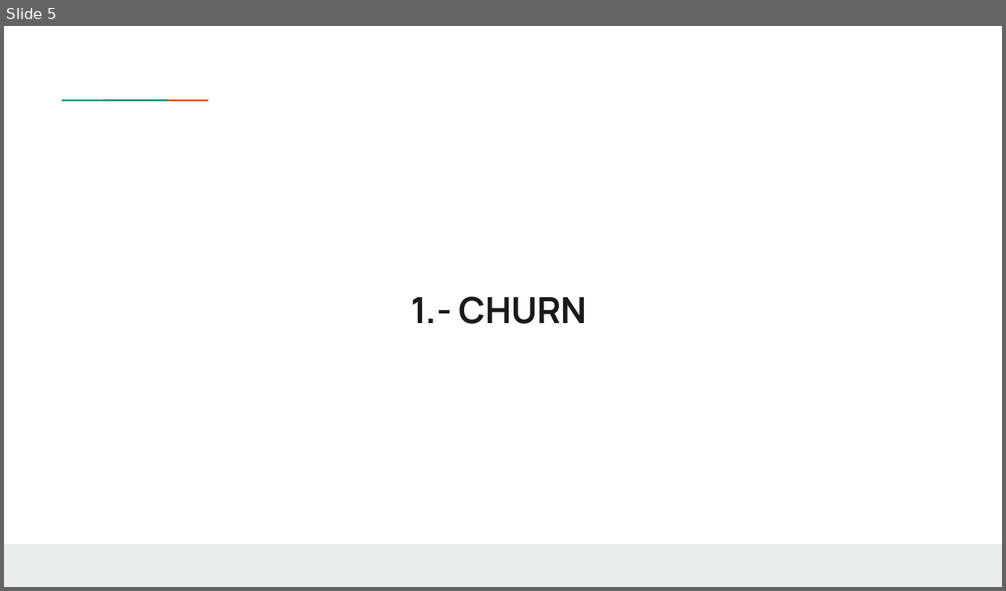
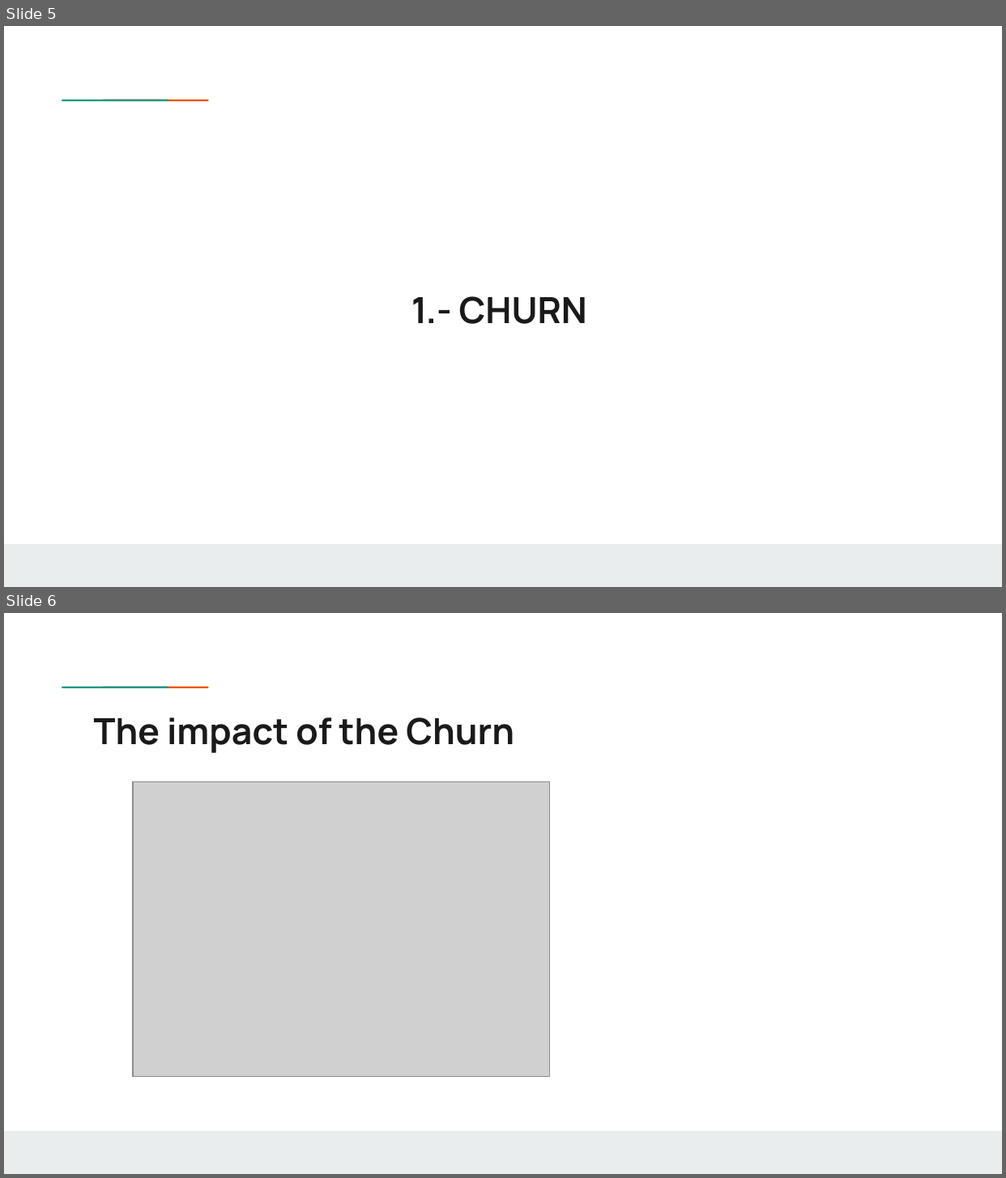
Before and after one commit to weinerkervens/churn_analysis, a slide deck: presentation.pptx. Shown one above the other, each under a label of ours: slide 5 before the commit, slides 5 and 6 after it. The pictures are 1006x591 and 1006x1178 pixels, drawn with LibreOffice and Linux fonts; fonts in the diff are those of the drawing; grey boxes stand for pictures; background and template pictures are left out. Boxes give left, top, right and bottom in pixels: in the first picture for what was removed or moved away, otherwise in the second. Text is boxed around its words. In the diff, an @@ line names an element or a change of style, - is before the commit and + after.

```diff
--- a/presentation.pptx
+++ b/presentation.pptx
@@ slide 6 added at [4,613,1002,1174], background #FFFFFF; not listed: 3 template elements that a slide beside it also shows @@
@@ title added at [94,717,514,753], 26 pt, text #1A1A1A, bold @@
+The impact of the Churn
@@ picture added at [133,781,550,1077] @@
```
Also in this commit, not shown: 1 slide changed, 26 slides removed.
